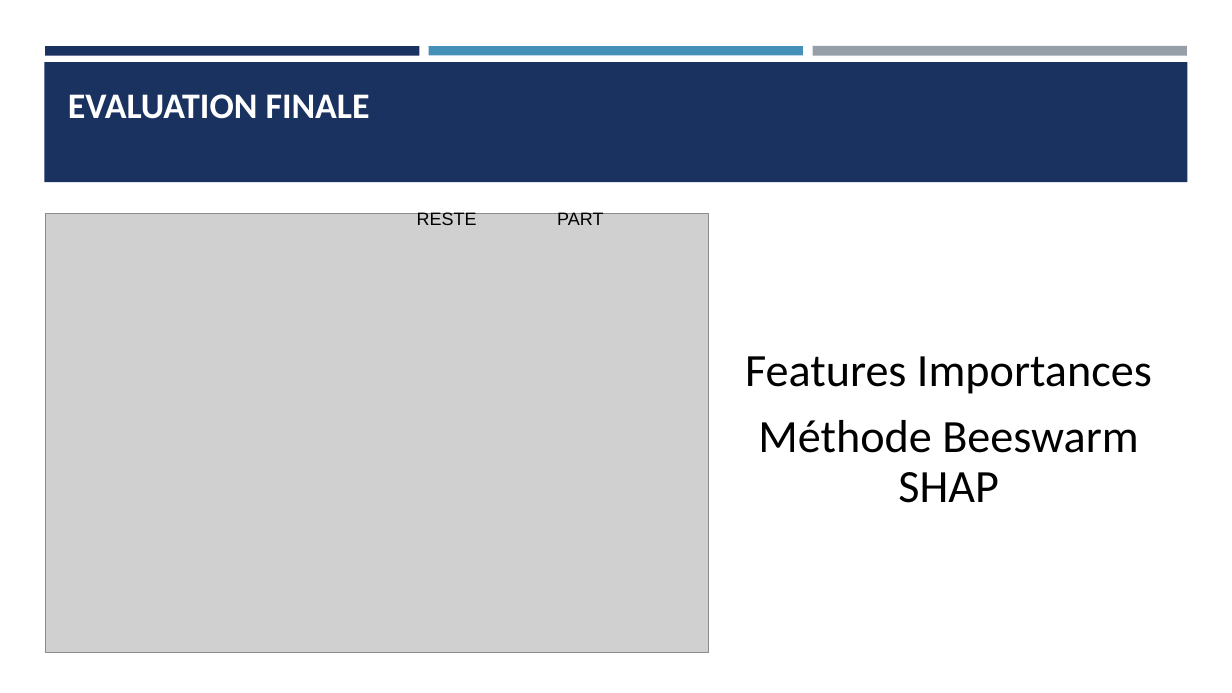
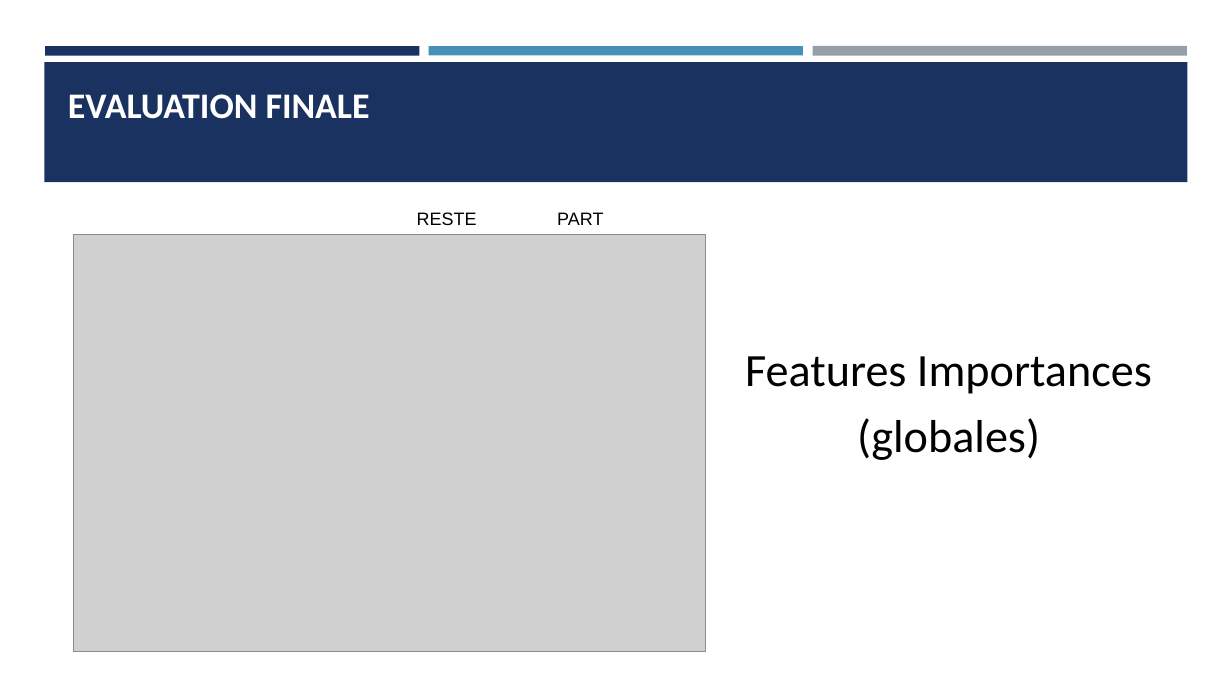
Before and after one commit to Ace4teaM/OCR-NovaTech, a slide deck: slide 33 of Presentation.pptx (slide 41 before the commit). Drawn at 1232x693 pixels with LibreOffice and Linux fonts; fonts in the diff are those of the drawing; grey boxes stand for pictures. Boxes give left, top, right and bottom in pixels: in the first picture for what was removed or moved away, otherwise in the second. Text is boxed around its words. In the diff, an @@ line names an element or a change of style, - is before the commit and + after.

```diff
--- a/Presentation.pptx
+++ b/Presentation.pptx
@@ picture: place and size @@
-picture at (45, 213, 709, 653)
+picture at (74, 234, 706, 651)
@@ text at (857, 418, 1040, 460): text changed @@
-Méthode Beeswarm SHAP
+(globales)
```
Also in this commit, not shown: 13 other slides changed, 11 slides added, 16 slides removed, 15 other files.
